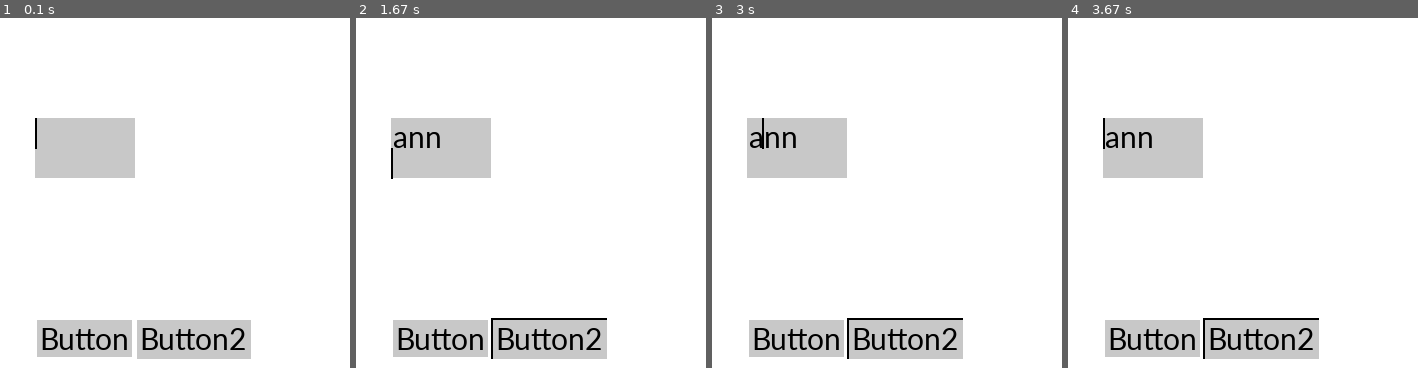
Above: before the commit, frames 1-4 (left to right).
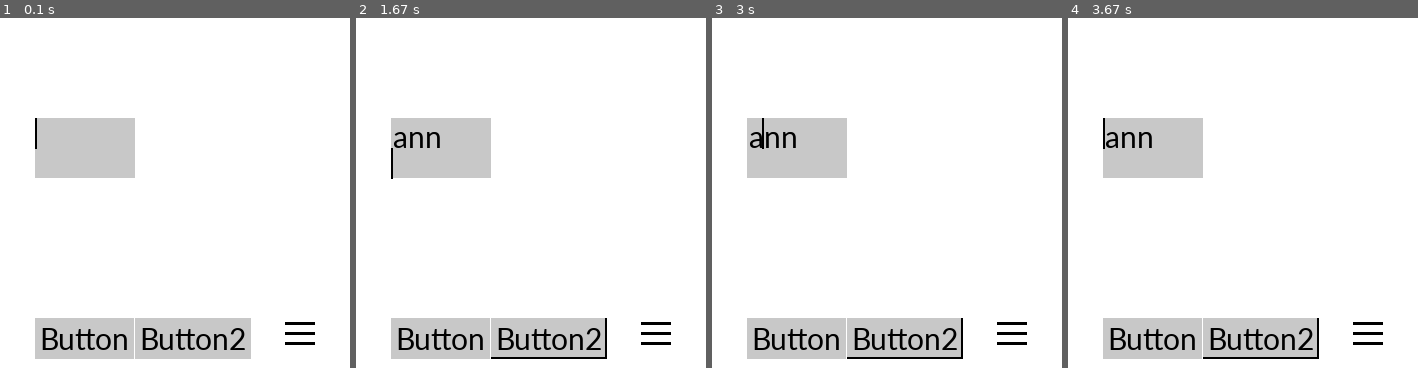
Above: after the commit, the same moments.

Repository: TheBigKahuna353/PygameUI
Game: pygame game, started from Example.py
Two runs of this game, one before a commit and one after it. Both use one fixed random seed, a clock stepped at 60 frames per second and the inputs below.
Inputs (mouse positions are % of the whole screen's width and height, from its top left):
- Up to frame 1 (0.1 s): no input
- Up to frame 2 (1.67 s): click (21, 46) at 0.38 s, where only the run before the commit has a clickable "Button"; type "ann" at 0.67 s; tap Enter at 1 s; click (37, 46) at 1.27 s, where only the run before the commit has a clickable "Button2"; hold Right from 1.55 s (still down)
- Up to frame 3 (3 s): release Right at 2.02 s; hold Up 2.1-2.57 s; hold Right from 2.65 s (still down)
- Up to frame 4 (3.67 s): release Right at 3.12 s; hold Left from 3.15 s (still down)
The pictures show only the part of the screen within x 9-59%, y 0-50%; the shares and areas given below are measured in that part.
In our replay, the window is 700x700 before the commit and 500x400 after it. These sizes can differ from the game's own. Grey fills any space a smaller window leaves; there, only what the larger window draws over its background counts as a difference.

The runs differ from the first frame. In frame 1, 0.9% of the frame differs, in the area x 10-90%, y 85-98%; in frame 2, 1.2%; in frame 3, 1.2%; in frame 4, 1.2%.

Commit message:
Buttons now create surfaces at __init__ instead of every frame

Diff:
--- a/Example.py
+++ b/Example.py
@@ -1,16 +1,25 @@
-from pygame import *
+import pygame
 import UI
 
-init()
-size = width, height = 700, 700
-screen = display.set_mode(size)
+pygame.init()
+size = width, height = 500, 400
+screen = pygame.display.set_mode(size)
+
+def button_clicked():
+    print("button clicked")
 
 
 InputBox = UI.TextBox(100,100,100,30,background=(200,200,200), lines=2,cursor=True)
 
-button = UI.Button(100,300,w=10,h=5,text="Button",calculateSize=True,outline=True,background = (200,200,200))
+button = UI.Button(100,300,w=10,h=5,text="Button",calculateSize=True,outline=True,background = (200,200,200), action = button_clicked)
 button2 = UI.Button(200,300,w=10,h=5,text="Button2",calculateSize=True,half_outline=True,background = (200,200,200))
 
+button_img = pygame.Surface((30,30),pygame.SRCALPHA)
+pygame.draw.line(button_img,(0,0,0),(0,5),(30,5),3)
+pygame.draw.line(button_img,(0,0,0),(0,15),(30,15),3)
+pygame.draw.line(button_img,(0,0,0),(0,25),(30,25),3)
+
+button_img = UI.Button(350,300,image=button_img,enlarge=True)
 
 running = True
 # Game Loop
@@ -19,12 +28,14 @@
 
     InputBox.draw()
     button.update()
-    button2.update()
+    if button2.update():
+        print("button2 clicked")
+    button_img.update()
 
-    display.update()
+    pygame.display.update()
 
-    for e in event.get():             # checks all events that happen
-        if e.type == QUIT:
+    for e in pygame.event.get():             # checks all events that happen
+        if e.type == pygame.QUIT:
             running = False
-        elif e.type == KEYDOWN:
+        elif e.type == pygame.KEYDOWN:
             InputBox.key_down(e)
--- a/UI.py
+++ b/UI.py
@@ -12,7 +12,7 @@
 
 #button class
 class Button:
-    def __init__(self,x,y,w= 0,h=0, calculateSize = False,te …(209 unchanged characters)… e, enlarge = False, enlarge_amount = 1.1):
+    def __init__(self,x,y,w= 0,h=0, calculateSize = False,te …(209 unchanged characters)… e, enlarge = False, enlarge_amount = 1.1, hover_image = None):
         self.x = x
         self.y = y
         self.w = w
@@ -32,6 +32,7 @@
         self.half_outline = half_outline
         self.action = action
         self.image = image
+        self.hover_image = hover_image
         self.enlarge = enlarge
         self.enlarge_amount = enlarge_amount
         self.action_arg = action_arg
@@ -47,12 +48,44 @@
                     self.caclulate_size()
                 else:
                     raise ValueError("cannot calculate width and height without text")
+        self.Generate_images()
+
+    def Generate_images(self):
+        #generate images
+        if self.image == None:
+            self.image = pygame.Surface((self.w,self.h))
+            self.hover_image = pygame.Surface((self.w,self.h))
+            self.image.fill(self.background)
+            if self.outline:
+                ow = self.outline_amount * 2
+                pygame.draw.rect(self.hover_image,self.background,(self.outline_amount,self.outline_amount,self.w-ow,self.h - ow))
+            elif self.half_outline:
+                pygame.draw.rect(self.hover_image,self.background,(0,0, self.w-self.outline_amount,self.h-self.outline_amount))
+            txt = self.font.render(self.text,True,self.text_colour)
+            self.image.blit(txt,((self.w - txt.get_width())//2, (self.h - txt.get_height())//2))
+            self.hover_image.blit(txt,((self.w - txt.get_width())//2, (self.h - txt.get_height())//2))
+        elif self.hover_image == None:
+            if self.enlarge:
+                size = (int(self.w * self.enlarge_amount), int(self.h * self.enlarge_amount))
+                self.dx, self.dy = size[0] - self.w, size[1] - self.h
+                self.hover_image = pygame.transform.scale(self.image,size)
+
 
     #if no width or height is given, calculate it with length of text
     def caclulate_size(self):
         txt = self.font.render(self.text,False,(0,0,0))
         self.w = txt.get_width() + self.w
         self.h = txt.get_height() + self.h
+
+    def get_rect(self):
+        return pygame.Rect(self.x,self.y,self.w,self.h)
+
+    def __str__(self):
+        if self.text:
+            return "Button: '" + self.text + "'"
+        else:
+            return "Button: at (" + str(self.x)  + ", " + str(self.y) + ")"
+
 
     #update the button, this should get called every frame
     def update(self):
@@ -74,38 +107,20 @@
                             self.action()
         self.prev_clicked_state = click
         #draw
-        if self.image:
-            self.blit()
-        else:
-            self.draw()
+        self.draw()
         #return if the button was clicked on
         return returnee
 
-    #blit the button on the screen, used for images
-    def blit(self):
+
+    #draw the button
+    def draw(self):
         if self.hover:
-            size = (int(self.image.get_width() * self.enlarge_amount),int(self.image.get_height() * self.enlarge_amount))
-            img = pygame.transform.scale(self.image,(size))
-            loc = (self.x - (size[0] - self.image.get_width())//2,self.y - (size[1] - self.image.get_height())//2)
+            if self.enlarge:
+                self.surface.blit(self.hover_image,(self.x - self.dx//2,self.y - self.dy//2))
+            else:
+                self.surface.blit(self.hover_image,(self.x,self.y))
         else:
-            img = self.image
-            loc = (self.x,self.y)
-        self.surface.blit(img,loc)
-
-    #draw the button, used for text
-    def draw(self):
-        if (self.outline or self.half_outline) and self.hover:
-            pygame.draw.rect(self.surface,(0,0,0),(self.x,self.y,self.w,self.h))
-        if self.outline:
-            pygame.draw.rect(self.surface,self.background,(self.x+self.outline_amount,self.y+self.outline_amount,self.w-self.outline_amount * 2,self.h-self.outline_amount*2))
-        elif self.half_outline:
-            pygame.draw.rect(self.surface,self.background,(self.x+self.outline_amount,self.y+self.outline_amount,self.w-self.outline_amount,self.h-self.outline_amount))
-        else:
-            pygame.draw.rect(self.surface,self.background,(self.x,self.y,self.w,self.h))
-
-        txt = self.font.render(self.text,True,self.text_colour)
-        self.surface.blit(txt,(self.x + (self.w - txt.get_width())//2, self.y + (self.h - txt.get_height())//2))
-
+            self.surface.blit(self.image,(self.x,self.y))
 
 
 #class textbox
